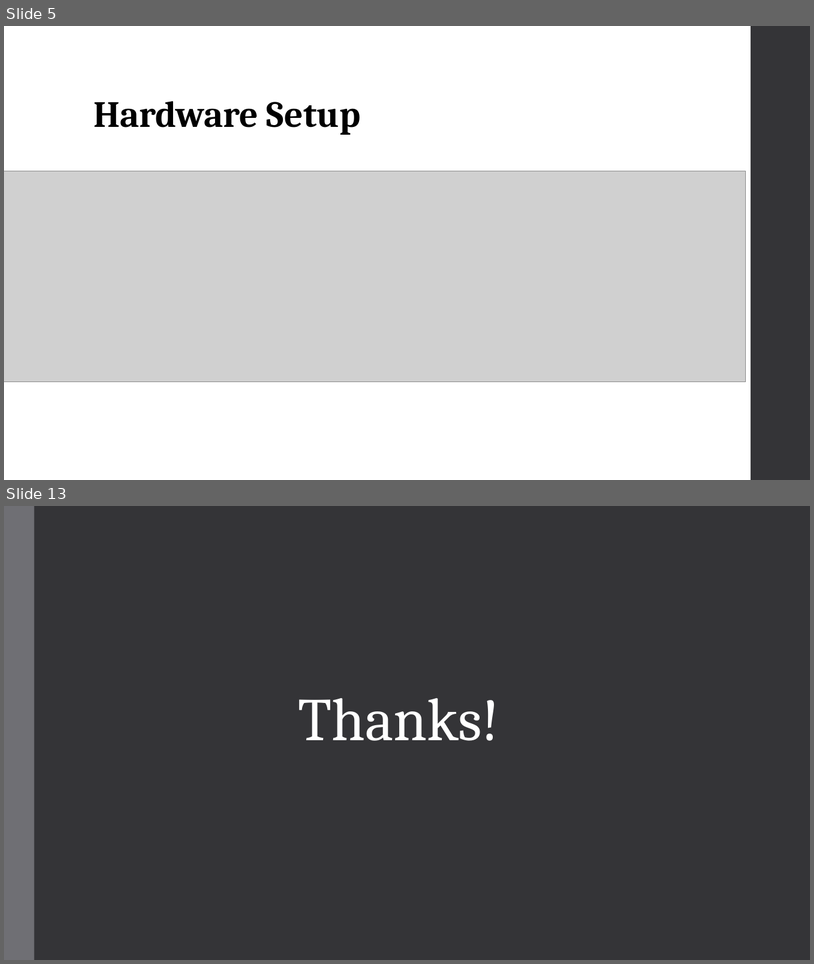
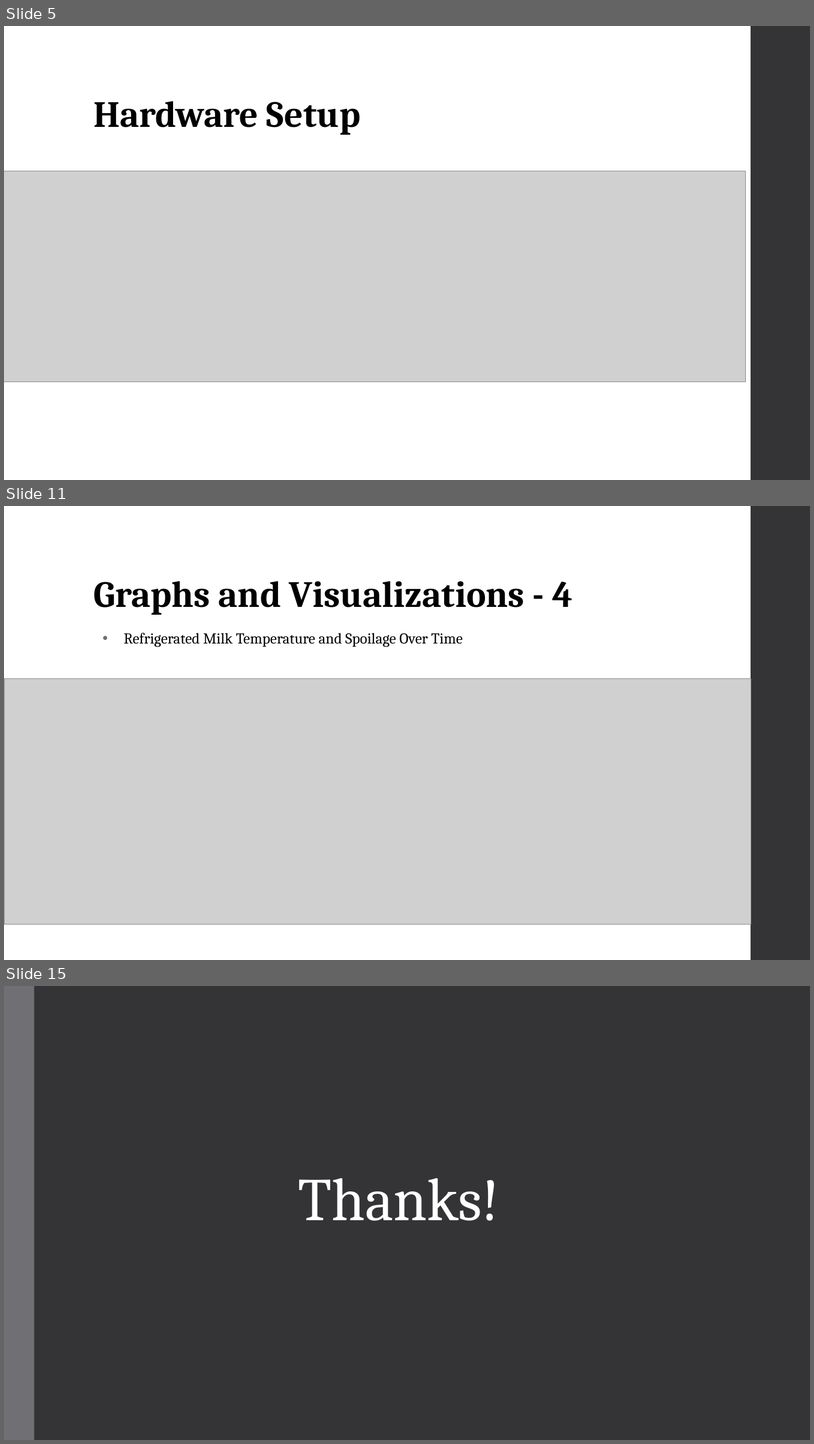
Before and after one commit to NahomAbera/Smart-Milk-Spoilage-Detection-Experiment-Data-Analysis, a slide deck: Project Presentation/Project Presentation.pptx. Shown one above the other, each under a label of ours: slides 5 and 13 before the commit, slides 5, 11 and 15 after it; the slides between them are not shown. The pictures are 814x964 and 814x1444 pixels, drawn with LibreOffice and Linux fonts; fonts in the diff are those of the drawing; grey boxes stand for pictures. Boxes give left, top, right and bottom in pixels: in the first picture for what was removed or moved away, otherwise in the second. Text is boxed around its words. In the diff, an @@ line names an element or a change of style, - is before the commit and + after.

```diff
--- a/Project Presentation/Project Presentation.pptx
+++ b/Project Presentation/Project Presentation.pptx
@@ slide 11 added at (4,506,810,960), background #FFFFFF; not listed: 1 template element that a slide beside it also shows @@
@@ title added at (93,581,573,615), 44 pt, text #000000, bold @@
+Graphs and Visualizations - 4
@@ text added at (124,633,463,647), 18 pt, text #000000 @@
+• Refrigerated Milk Temperature and Spoilage Over Time
@@ picture added at (4,679,751,924) @@
@@ what was slide 13 is now slide 15 @@
```
Also in this commit, not shown: 8 slides changed, 2 other slides added, 1 slide removed.
